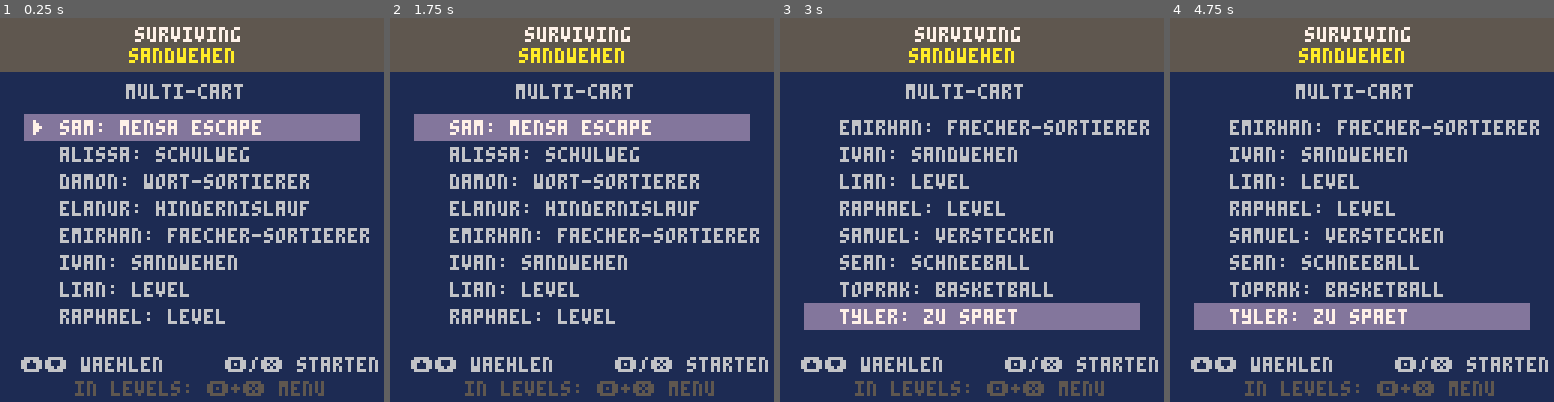
Above: before the commit, frames 1-4 (left to right).
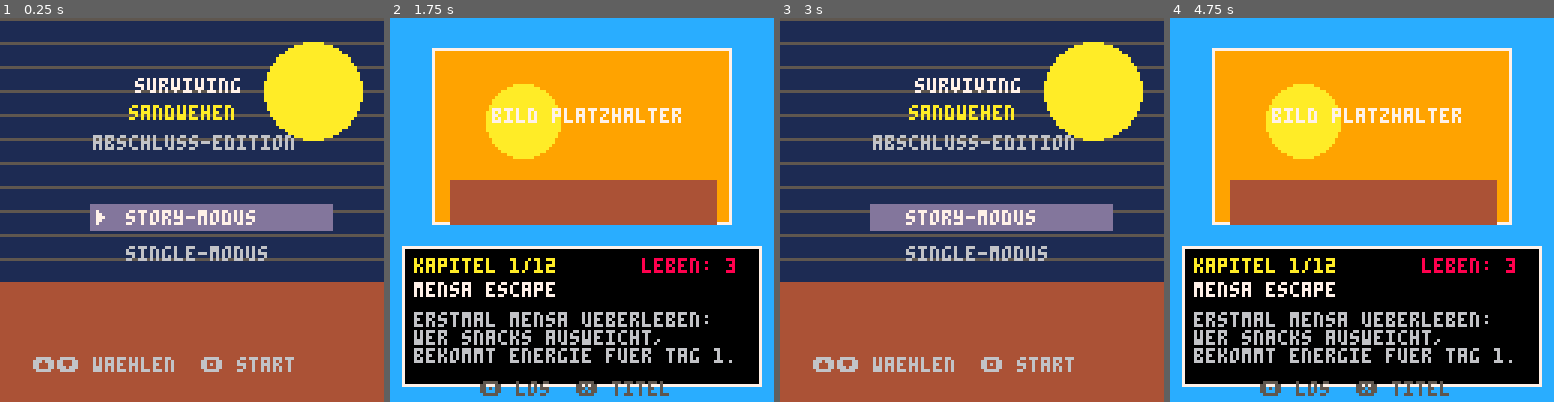
Above: after the commit, the same moments.

Repository: fpiesik/sursa_25-26
Game: PICO-8 cartridge surviving_sandwehen.p8
The game is run twice, just before and just after one commit, with the same random seed, the same clock (stepped at 60 frames per second) and the same inputs.
Inputs:
- Up to frame 1 (0.25 s): no input
- Up to frame 2 (1.75 s): tap X (X key) at 0.33, 1.07 s; tap O (Z key) at 0.7, 1.7 s
- Up to frame 3 (3 s): tap X (X key) at 1.85, 2.97 s; tap O (Z key) at 2.1, 2.5, 2.9 s; hold Up 2.15-2.42 s
- Up to frame 4 (4.75 s): tap O (Z key) every 0.4 s from 3.3 to 4.5 s; hold Down 3.63-3.97 s; tap X (X key) at 4.08 s; hold Up from 4.73 s (still down)

The runs differ from the first frame. In frame 1, 66% of the frame differs, in the area x 0-100%, y 0-100%; in frame 2, 99%; in frame 3, 62%; in frame 4, 100%.

Commit message:
Add story mode meta flow

Diff:
--- a/alina.p8
+++ b/alina.p8
@@ -141,11 +141,43 @@
 end
 -->8
 -- multi-cart helper
+ss_done=false
+function ss_finish(r)
+ if ss_done then return end
+ ss_done=true
+ cartdata("surviving_sandwehen")
+ dset(3,r)
+ load("surviving_sandwehen.p8")
+end
+
 function ss_menu()
  if (btn(4) and btnp(5))
  or (btn(5) and btnp(4)) then
+  cartdata("surviving_sandwehen")
+  dset(3,0)
   load("surviving_sandwehen.p8")
  end
+ ss_check_finish()
+end
+
+function ss_check_finish()
+ if won==1 or win==1 or win==true then ss_finish(1) end
+ if gameover==true then
+  if time_left~=nil and time_left<=0 then ss_finish(1)
+  else ss_finish(2) end
+ end
+ if coll~=nil and coll>0 then ss_finish(2) end
+ if hit~=nil and hit==1 then ss_finish(2) end
+ if failure==true then ss_finish(2) end
+ if verloren==true then ss_finish(2) end
+ if gamestate~=nil and gamestate==1 then
+  if score~=nil and score>=10 then ss_finish(1)
+  else ss_finish(2) end
+ end
+ if tuer~=nil and zeit~=nil and zeit.zt<=0 then ss_finish(1) end
+ if punkte~=nil and punkte>=5 then ss_finish(1) end
+ if justgo~=nil and t~=nil and t==0 then ss_finish(2) end
+ if t~=nil and won~=nil and t==0 and won==0 then ss_finish(2) end
 end
 
 __gfx__
--- a/alissa.p8
+++ b/alissa.p8
@@ -107,11 +107,43 @@
 end
 -->8
 -- multi-cart helper
+ss_done=false
+function ss_finish(r)
+ if ss_done then return end
+ ss_done=true
+ cartdata("surviving_sandwehen")
+ dset(3,r)
+ load("surviving_sandwehen.p8")
+end
+
 function ss_menu()
  if (btn(4) and btnp(5))
  or (btn(5) and btnp(4)) then
+  cartdata("surviving_sandwehen")
+  dset(3,0)
   load("surviving_sandwehen.p8")
  end
+ ss_check_finish()
+end
+
+function ss_check_finish()
+ if won==1 or win==1 or win==true then ss_finish(1) end
+ if gameover==true then
+  if time_left~=nil and time_left<=0 then ss_finish(1)
+  else ss_finish(2) end
+ end
+ if coll~=nil and coll>0 then ss_finish(2) end
+ if hit~=nil and hit==1 then ss_finish(2) end
+ if failure==true then ss_finish(2) end
+ if verloren==true then ss_finish(2) end
+ if gamestate~=nil and gamestate==1 then
+  if score~=nil and score>=10 then ss_finish(1)
+  else ss_finish(2) end
+ end
+ if tuer~=nil and zeit~=nil and zeit.zt<=0 then ss_finish(1) end
+ if punkte~=nil and punkte>=5 then ss_finish(1) end
+ if justgo~=nil and t~=nil and t==0 then ss_finish(2) end
+ if t~=nil and won~=nil and t==0 and won==0 then ss_finish(2) end
 end
 
 __gfx__
--- a/damon.p8
+++ b/damon.p8
@@ -206,11 +206,43 @@
 
 -->8
 -- multi-cart helper
+ss_done=false
+function ss_finish(r)
+ if ss_done then return end
+ ss_done=true
+ cartdata("surviving_sandwehen")
+ dset(3,r)
+ load("surviving_sandwehen.p8")
+end
+
 function ss_menu()
  if (btn(4) and btnp(5))
  or (btn(5) and btnp(4)) then
+  cartdata("surviving_sandwehen")
+  dset(3,0)
   load("surviving_sandwehen.p8")
  end
+ ss_check_finish()
+end
+
+function ss_check_finish()
+ if won==1 or win==1 or win==true then ss_finish(1) end
+ if gameover==true then
+  if time_left~=nil and time_left<=0 then ss_finish(1)
+  else ss_finish(2) end
+ end
+ if coll~=nil and coll>0 then ss_finish(2) end
+ if hit~=nil and hit==1 then ss_finish(2) end
+ if failure==true then ss_finish(2) end
+ if verloren==true then ss_finish(2) end
+ if gamestate~=nil and gamestate==1 then
+  if score~=nil and score>=10 then ss_finish(1)
+  else ss_finish(2) end
+ end
+ if tuer~=nil and zeit~=nil and zeit.zt<=0 then ss_finish(1) end
+ if punkte~=nil and punkte>=5 then ss_finish(1) end
+ if justgo~=nil and t~=nil and t==0 then ss_finish(2) end
+ if t~=nil and won~=nil and t==0 and won==0 then ss_finish(2) end
 end
 
 __gfx__
--- a/elanur.p8
+++ b/elanur.p8
@@ -69,11 +69,43 @@
 
 -->8
 -- multi-cart helper
+ss_done=false
+function ss_finish(r)
+ if ss_done then return end
+ ss_done=true
+ cartdata("surviving_sandwehen")
+ dset(3,r)
+ load("surviving_sandwehen.p8")
+end
+
 function ss_menu()
  if (btn(4) and btnp(5))
  or (btn(5) and btnp(4)) then
+  cartdata("surviving_sandwehen")
+  dset(3,0)
   load("surviving_sandwehen.p8")
  end
+ ss_check_finish()
+end
+
+function ss_check_finish()
+ if won==1 or win==1 or win==true then ss_finish(1) end
+ if gameover==true then
+  if time_left~=nil and time_left<=0 then ss_finish(1)
+  else ss_finish(2) end
+ end
+ if coll~=nil and coll>0 then ss_finish(2) end
+ if hit~=nil and hit==1 then ss_finish(2) end
+ if failure==true then ss_finish(2) end
+ if verloren==true then ss_finish(2) end
+ if gamestate~=nil and gamestate==1 then
+  if score~=nil and score>=10 then ss_finish(1)
+  else ss_finish(2) end
+ end
+ if tuer~=nil and zeit~=nil and zeit.zt<=0 then ss_finish(1) end
+ if punkte~=nil and punkte>=5 then ss_finish(1) end
+ if justgo~=nil and t~=nil and t==0 then ss_finish(2) end
+ if t~=nil and won~=nil and t==0 and won==0 then ss_finish(2) end
 end
 
 __gfx__
--- a/emirhan.p8
+++ b/emirhan.p8
@@ -38,6 +38,7 @@
  print("und abzulegen",25,95,8)
  print("packe die spickzetteln",30,110,8)
  print("in die schultaschen",30,120,8)
+ if x>110 and y<20 then ss_finish(1) end
  if t > 10 then
  	spr(33,43,55)
  end
@@ -175,11 +176,43 @@
 
 -->8
 -- multi-cart helper
+ss_done=false
+function ss_finish(r)
+ if ss_done then return end
+ ss_done=true
+ cartdata("surviving_sandwehen")
+ dset(3,r)
+ load("surviving_sandwehen.p8")
+end
+
 function ss_menu()
  if (btn(4) and btnp(5))
  or (btn(5) and btnp(4)) then
+  cartdata("surviving_sandwehen")
+  dset(3,0)
   load("surviving_sandwehen.p8")
  end
+ ss_check_finish()
+end
+
+function ss_check_finish()
+ if won==1 or win==1 or win==true then ss_finish(1) end
+ if gameover==true then
+  if time_left~=nil and time_left<=0 then ss_finish(1)
+  else ss_finish(2) end
+ end
+ if coll~=nil and coll>0 then ss_finish(2) end
+ if hit~=nil and hit==1 then ss_finish(2) end
+ if failure==true then ss_finish(2) end
+ if verloren==true then ss_finish(2) end
+ if gamestate~=nil and gamestate==1 then
+  if score~=nil and score>=10 then ss_finish(1)
+  else ss_finish(2) end
+ end
+ if tuer~=nil and zeit~=nil and zeit.zt<=0 then ss_finish(1) end
+ if punkte~=nil and punkte>=5 then ss_finish(1) end
+ if justgo~=nil and t~=nil and t==0 then ss_finish(2) end
+ if t~=nil and won~=nil and t==0 and won==0 then ss_finish(2) end
 end
 
 __gfx__
--- a/ivan.p8
+++ b/ivan.p8
@@ -10,6 +10,10 @@
 
 function _draw()
  ss_menu()
+print("❎ ziel erreicht",20,100,7)
+print("🅾️ sandwehe erwischt",12,110,8)
+if btnp(5) then ss_finish(1) end
+if btnp(4) then ss_finish(2) end
 spr(1,xt,yt,2,2)
 if btn(⬆️) then spr(39,sx-170,sy-150,1,1)
 end
@@ -50,11 +54,43 @@
 
 -->8
 -- multi-cart helper
+ss_done=false
+function ss_finish(r)
+ if ss_done then return end
+ ss_done=true
+ cartdata("surviving_sandwehen")
+ dset(3,r)
+ load("surviving_sandwehen.p8")
+end
+
 function ss_menu()
  if (btn(4) and btnp(5))
  or (btn(5) and btnp(4)) then
+  cartdata("surviving_sandwehen")
+  dset(3,0)
   load("surviving_sandwehen.p8")
  end
+ ss_check_finish()
+end
+
+function ss_check_finish()
+ if won==1 or win==1 or win==true then ss_finish(1) end
+ if gameover==true then
+  if time_left~=nil and time_left<=0 then ss_finish(1)
+  else ss_finish(2) end
+ end
+ if coll~=nil and coll>0 then ss_finish(2) end
+ if hit~=nil and hit==1 then ss_finish(2) end
+ if failure==true then ss_finish(2) end
+ if verloren==true then ss_finish(2) end
+ if gamestate~=nil and gamestate==1 then
+  if score~=nil and score>=10 then ss_finish(1)
+  else ss_finish(2) end
+ end
+ if tuer~=nil and zeit~=nil and zeit.zt<=0 then ss_finish(1) end
+ if punkte~=nil and punkte>=5 then ss_finish(1) end
+ if justgo~=nil and t~=nil and t==0 then ss_finish(2) end
+ if t~=nil and won~=nil and t==0 and won==0 then ss_finish(2) end
 end
 
 __gfx__
--- a/lian.p8
+++ b/lian.p8
@@ -70,11 +70,43 @@
 
 -->8
 -- multi-cart helper
+ss_done=false
+function ss_finish(r)
+ if ss_done then return end
+ ss_done=true
+ cartdata("surviving_sandwehen")
+ dset(3,r)
+ load("surviving_sandwehen.p8")
+end
+
 function ss_menu()
  if (btn(4) and btnp(5))
  or (btn(5) and btnp(4)) then
+  cartdata("surviving_sandwehen")
+  dset(3,0)
   load("surviving_sandwehen.p8")
  end
+ ss_check_finish()
+end
+
+function ss_check_finish()
+ if won==1 or win==1 or win==true then ss_finish(1) end
+ if gameover==true then
+  if time_left~=nil and time_left<=0 then ss_finish(1)
+  else ss_finish(2) end
+ end
+ if coll~=nil and coll>0 then ss_finish(2) end
+ if hit~=nil and hit==1 then ss_finish(2) end
+ if failure==true then ss_finish(2) end
+ if verloren==true then ss_finish(2) end
+ if gamestate~=nil and gamestate==1 then
+  if score~=nil and score>=10 then ss_finish(1)
+  else ss_finish(2) end
+ end
+ if tuer~=nil and zeit~=nil and zeit.zt<=0 then ss_finish(1) end
+ if punkte~=nil and punkte>=5 then ss_finish(1) end
+ if justgo~=nil and t~=nil and t==0 then ss_finish(2) end
+ if t~=nil and won~=nil and t==0 and won==0 then ss_finish(2) end
 end
 
 __gfx__
--- a/raphael.p8
+++ b/raphael.p8
@@ -126,11 +126,43 @@
 end
 -->8
 -- multi-cart helper
+ss_done=false
+function ss_finish(r)
+ if ss_done then return end
+ ss_done=true
+ cartdata("surviving_sandwehen")
+ dset(3,r)
+ load("surviving_sandwehen.p8")
+end
+
 function ss_menu()
  if (btn(4) and btnp(5))
  or (btn(5) and btnp(4)) then
+  cartdata("surviving_sandwehen")
+  dset(3,0)
   load("surviving_sandwehen.p8")
  end
+ ss_check_finish()
+end
+
+function ss_check_finish()
+ if won==1 or win==1 or win==true then ss_finish(1) end
+ if gameover==true then
+  if time_left~=nil and time_left<=0 then ss_finish(1)
+  else ss_finish(2) end
+ end
+ if coll~=nil and coll>0 then ss_finish(2) end
+ if hit~=nil and hit==1 then ss_finish(2) end
+ if failure==true then ss_finish(2) end
+ if verloren==true then ss_finish(2) end
+ if gamestate~=nil and gamestate==1 then
+  if score~=nil and score>=10 then ss_finish(1)
+  else ss_finish(2) end
+ end
+ if tuer~=nil and zeit~=nil and zeit.zt<=0 then ss_finish(1) end
+ if punkte~=nil and punkte>=5 then ss_finish(1) end
+ if justgo~=nil and t~=nil and t==0 then ss_finish(2) end
+ if t~=nil and won~=nil and t==0 and won==0 then ss_finish(2) end
 end
 
 __gfx__
--- a/samuel.p8
+++ b/samuel.p8
@@ -462,11 +462,43 @@
 end
 -->8
 -- multi-cart helper
+ss_done=false
+function ss_finish(r)
+ if ss_done then return end
+ ss_done=true
+ cartdata("surviving_sandwehen")
+ dset(3,r)
+ load("surviving_sandwehen.p8")
+end
+
 function ss_menu()
  if (btn(4) and btnp(5))
  or (btn(5) and btnp(4)) then
+  cartdata("surviving_sandwehen")
+  dset(3,0)
   load("surviving_sandwehen.p8")
  end
+ ss_check_finish()
+end
+
+function ss_check_finish()
+ if won==1 or win==1 or win==true then ss_finish(1) end
+ if gameover==true then
+  if time_left~=nil and time_left<=0 then ss_finish(1)
+  else ss_finish(2) end
+ end
+ if coll~=nil and coll>0 then ss_finish(2) end
+ if hit~=nil and hit==1 then ss_finish(2) end
+ if failure==true then ss_finish(2) end
+ if verloren==true then ss_finish(2) end
+ if gamestate~=nil and gamestate==1 then
+  if score~=nil and score>=10 then ss_finish(1)
+  else ss_finish(2) end
+ end
+ if tuer~=nil and zeit~=nil and zeit.zt<=0 then ss_finish(1) end
+ if punkte~=nil and punkte>=5 then ss_finish(1) end
+ if justgo~=nil and t~=nil and t==0 then ss_finish(2) end
+ if t~=nil and won~=nil and t==0 and won==0 then ss_finish(2) end
 end
 
 __gfx__
--- a/sean.p8
+++ b/sean.p8
@@ -85,11 +85,43 @@
 
 -->8
 -- multi-cart helper
+ss_done=false
+function ss_finish(r)
+ if ss_done then return end
+ ss_done=true
+ cartdata("surviving_sandwehen")
+ dset(3,r)
+ load("surviving_sandwehen.p8")
+end
+
 function ss_menu()
  if (btn(4) and btnp(5))
  or (btn(5) and btnp(4)) then
+  cartdata("surviving_sandwehen")
+  dset(3,0)
   load("surviving_sandwehen.p8")
  end
+ ss_check_finish()
+end
+
+function ss_check_finish()
+ if won==1 or win==1 or win==true then ss_finish(1) end
+ if gameover==true then
+  if time_left~=nil and time_left<=0 then ss_finish(1)
+  else ss_finish(2) end
+ end
+ if coll~=nil and coll>0 then ss_finish(2) end
+ if hit~=nil and hit==1 then ss_finish(2) end
+ if failure==true then ss_finish(2) end
+ if verloren==true then ss_finish(2) end
+ if gamestate~=nil and gamestate==1 then
+  if score~=nil and score>=10 then ss_finish(1)
+  else ss_finish(2) end
+ end
+ if tuer~=nil and zeit~=nil and zeit.zt<=0 then ss_finish(1) end
+ if punkte~=nil and punkte>=5 then ss_finish(1) end
+ if justgo~=nil and t~=nil and t==0 then ss_finish(2) end
+ if t~=nil and won~=nil and t==0 and won==0 then ss_finish(2) end
 end
 
 __gfx__
--- a/surviving_sandwehen.p8
+++ b/surviving_sandwehen.p8
@@ -2,12 +2,15 @@
 version 43
 __lua__
 -- surviving sandwehen
--- multi-cart menu
--- each menu entry loads one
--- student mini-game cart
+-- story + single meta cart
+
+-- story_order is intentionally separate:
+-- reorder this list later without touching
+-- the single level menu below.
+story_order={1,2,3,4,5,6,7,8,9,10,11,12}
 
 levels={
- {"sam",   "mensa escape"},
+ {"alina",   "mensa escape"},
  {"alissa",  "schulweg"},
  {"damon",   "wort-sortierer"},
  {"elanur",  "hindernislauf"},
@@ -20,41 +23,200 @@
  {"toprak",  "basketball"},
  {"tyler",   "zu spaet"}
 }
+
+story_text={
+ "erstmal mensa ueberleben:\nwer snacks ausweicht,\nbekommt energie fuer tag 1.",
+ "der schulweg ruft.\nautos links, abschluss rechts!",
+ "woerter sortieren: deutsch\nist wie sport, nur mit stiften.",
+ "hindernislauf im schulflur.\nbitte nicht die deko umrennen.",
+ "faecher sortieren:\nchaos rein, stundenplan raus.",
+ "sandwehen vor der schule!\naugen zu und weiterlernen.",
+ "ein mysterioeses level.\nniemand weiss, was passiert.",
+ "noch ein level der legenden.\nmutig bleiben!",
+ "verstecken in der schule.\npsst, die pause zaehlt.",
+ "schneeball-alarm!\nauch kalte haende schaffen abi.",
+ "basketball-pruefung:\nkorb treffen, zukunft treffen.",
+ "zu spaet? nicht heute!\nder abschluss wartet."
+}
+
+-- cartdata works in pico-8 html exports.
+-- slots: 0 mode, 1 story pos,
+-- 2 lives, 3 result from level
+cartdata("surviving_sandwehen")
+
+state="title"
 sel=1
+level_sel=1
 blink=0
+timer=0
+lives=3
+story_pos=1
 
 function _init()
- cls()
+ local mode=dget(0)
+ local result=dget(3)
+ if result>0 then
+  dset(3,0)
+  if mode==1 then
+   story_pos=max(1,dget(1))
+   lives=max(0,dget(2))
+   handle_story_result(result)
+  else
+   state="single"
+  end
+ else
+  state="title"
+ end
+end
+
+function handle_story_result(result)
+ if result==1 then
+  story_pos+=1
+  dset(1,story_pos)
+  if story_pos>#story_order then
+   state="graduation"
+  else
+   state="cutscene"
+  end
+ else
+  lives-=1
+  dset(2,lives)
+  if lives<=0 then
+   state="gameover"
+  else
+   state="retry"
+   timer=120
+  end
+ end
 end
 
 function _update60()
  blink=(blink+1)%60
- if btnp(2) then sel-=1 sfx(0) end
- if btnp(3) then sel+=1 sfx(0) end
- if sel<1 then sel=#levels end
- if sel>#levels then sel=1 end
+ if state=="title" then update_title()
+ elseif state=="single" then update_single()
+ elseif state=="cutscene" then update_cutscene()
+ elseif state=="retry" then update_retry()
+ elseif state=="graduation" or state=="gameover" then update_end_scene()
+ end
+end
+
+function update_title()
+ if btnp(2) or btnp(3) then sel=3-sel sfx(0) end
  if btnp(4) or btnp(5) then
-  local cart=levels[sel][1]..".p8"
+  if sel==1 then start_story()
+  else state="single" end
   sfx(1)
-  load(cart)
- end
+ end
+end
+
+function start_story()
+ lives=3
+ story_pos=1
+ dset(0,1)
+ dset(1,story_pos)
+ dset(2,lives)
+ dset(3,0)
+ state="cutscene"
+end
+
+function update_single()
+ if btnp(2) then level_sel-=1 sfx(0) end
+ if btnp(3) then level_sel+=1 sfx(0) end
+ if level_sel<1 then level_sel=#levels end
+ if level_sel>#levels then level_sel=1 end
+ if btnp(5) then state="title" sfx(0) end
+ if btnp(4) then
+  dset(0,2)
+  dset(1,level_sel)
+  dset(3,0)
+  sfx(1)
+  load_level(level_sel)
+ end
+end
+
+function update_cutscene()
+ if btnp(5) then state="title" sfx(0) end
+ if btnp(4) then
+  dset(0,1)
+  dset(1,story_pos)
+  dset(2,lives)
+  dset(3,0)
+  sfx(1)
+  load_level(story_order[story_pos])
+ end
+end
+
+function update_retry()
+ timer-=1
+ if timer<=0 then
+  dset(0,1)
+  dset(1,story_pos)
+  dset(2,lives)
+  dset(3,0)
+  load_level(story_order[story_pos])
+ end
+end
+
+function update_end_scene()
+ if btnp(4) or btnp(5) then
+  dset(0,0)
+  dset(1,1)
+  dset(2,3)
+  dset(3,0)
+  state="title"
+  sfx(0)
+ end
+end
+
+function load_level(i)
+ load(levels[i][1]..".p8")
 end
 
 function _draw()
+ if state=="title" then draw_title()
+ elseif state=="single" then draw_single()
+ elseif state=="cutscene" then draw_cutscene()
+ elseif state=="retry" then draw_retry()
+ elseif state=="graduation" then draw_graduation()
+ elseif state=="gameover" then draw_gameover()
+ end
+end
+
+function draw_title()
+ cls(1)
+ map(0,0,0,0,16,16)
+ for i=0,15 do line(0,i*8,127,i*8,5) end
+ circfill(104,24,16,10)
+ rectfill(0,88,127,127,4)
+ print("surviving",45,20,7)
+ print("sandwehen",43,29,10)
+ print("abschluss-edition",31,39,6)
+ draw_option(1,"story-modus",38,64)
+ draw_option(2,"single-modus",38,76)
+ print("⬆️⬇️ waehlen  🅾️ start",11,113,6)
+end
+
+function draw_option(n,t,x,y)
+ local c=6
+ if sel==n then
+  rectfill(x-8,y-2,x+72,y+6,13)
+  c=7
+  if blink<30 then print("▶",x-6,y,c) end
+ end
+ print(t,x+4,y,c)
+end
+
+function draw_single()
  cls(1)
  rectfill(0,0,127,17,5)
- print("surviving",45,3,7)
- print("sandwehen",43,10,10)
- print("multi-cart",42,22,6)
+ print("single-modus",40,6,7)
  print("⬆️⬇️ waehlen",7,113,6)
- print("🅾️/❎ starten",75,113,6)
- print("in levels: 🅾️+❎ menu",25,121,5)
-
- local start=max(1,min(sel-4,#levels-7))
+ print("🅾️ starten ❎ zurueck",61,113,6)
+ local start=max(1,min(level_sel-4,#levels-7))
  for i=start,min(#levels,start+7) do
-  local y=34+(i-start)*9
+  local y=26+(i-start)*10
   local c=6
-  if i==sel then
+  if i==level_sel then
    rectfill(8,y-2,119,y+6,13)
    c=7
    if blink<30 then print("▶",11,y,c) end
@@ -62,3 +224,61 @@
   print(levels[i][1]..": "..levels[i][2],20,y,c)
  end
 end
+
+function draw_cutscene()
+ local li=story_order[story_pos]
+ cls(12)
+ draw_story_picture(li)
+ rectfill(4,76,123,122,0)
+ rect(4,76,123,122,7)
+ print("kapitel "..story_pos.."/"..#story_order,8,80,10)
+ print(levels[li][2],8,88,7)
+ print(story_text[story_pos],8,98,6)
+ print("leben: "..lives,84,80,8)
+ print("🅾️ los  ❎ titel",30,121,5)
+end
+
+function draw_story_picture(i)
+ -- placeholder: later replace with
+ -- spr()/map() calls per level.
+ rectfill(14,10,113,68,9)
+ rect(14,10,113,68,7)
+ circfill(34+i%6*10,34,12,10)
+ rectfill(20,54,108,68,4)
+ print("bild platzhalter",34,30,7)
+end
+
+function draw_retry()
+ cls(8)
+ rectfill(8,38,119,88,0)
+ rect(8,38,119,88,7)
+ print("aua, das war knapp!",24,46,7)
+ print("leben uebrig: "..lives,34,58,10)
+ print("gleich nochmal...",31,72,6)
+end
+
+function draw_graduation()
+ cls(12)
+ rectfill(0,82,127,127,4)
+ rectfill(18,48,109,82,5)
+ rectfill(28,34,99,48,13)
+ print("abschluss-zeremonie",25,18,7)
+ spr(1,58,58)
+ rectfill(50,52,78,65,7)
+ print("zeugnis",52,56,0)
+ print("geschafft!",43,92,10)
+ print("du hast deinen abschluss",13,103,7)
+ print("ueberlebt. glueckwunsch!",10,111,7)
+ print("🅾️/❎ titel",42,121,5)
+end
+
+function draw_gameover()
+ cls(2)
+ rectfill(8,30,119,96,0)
+ rect(8,30,119,96,8)
+ print("leider nicht geschafft",22,42,8)
+ print("die sandwehen waren",24,56,7)
+ print("diesmal staerker.",31,64,7)
+ print("neuer versuch ab tag 1!",12,80,10)
+ print("🅾️/❎ titel",42,111,5)
+end
--- a/toprak.p8
+++ b/toprak.p8
@@ -137,11 +137,43 @@
 end
 -->8
 -- multi-cart helper
+ss_done=false
+function ss_finish(r)
+ if ss_done then return end
+ ss_done=true
+ cartdata("surviving_sandwehen")
+ dset(3,r)
+ load("surviving_sandwehen.p8")
+end
+
 function ss_menu()
  if (btn(4) and btnp(5))
  or (btn(5) and btnp(4)) then
+  cartdata("surviving_sandwehen")
+  dset(3,0)
   load("surviving_sandwehen.p8")
  end
+ ss_check_finish()
+end
+
+function ss_check_finish()
+ if won==1 or win==1 or win==true then ss_finish(1) end
+ if gameover==true then
+  if time_left~=nil and time_left<=0 then ss_finish(1)
+  else ss_finish(2) end
+ end
+ if coll~=nil and coll>0 then ss_finish(2) end
+ if hit~=nil and hit==1 then ss_finish(2) end
+ if failure==true then ss_finish(2) end
+ if verloren==true then ss_finish(2) end
+ if gamestate~=nil and gamestate==1 then
+  if score~=nil and score>=10 then ss_finish(1)
+  else ss_finish(2) end
+ end
+ if tuer~=nil and zeit~=nil and zeit.zt<=0 then ss_finish(1) end
+ if punkte~=nil and punkte>=5 then ss_finish(1) end
+ if justgo~=nil and t~=nil and t==0 then ss_finish(2) end
+ if t~=nil and won~=nil and t==0 and won==0 then ss_finish(2) end
 end
 
 __gfx__
--- a/tyler.p8
+++ b/tyler.p8
@@ -279,11 +279,43 @@
 
 -->8
 -- multi-cart helper
+ss_done=false
+function ss_finish(r)
+ if ss_done then return end
+ ss_done=true
+ cartdata("surviving_sandwehen")
+ dset(3,r)
+ load("surviving_sandwehen.p8")
+end
+
 function ss_menu()
  if (btn(4) and btnp(5))
  or (btn(5) and btnp(4)) then
+  cartdata("surviving_sandwehen")
+  dset(3,0)
   load("surviving_sandwehen.p8")
  end
+ ss_check_finish()
+end
+
+function ss_check_finish()
+ if won==1 or win==1 or win==true then ss_finish(1) end
+ if gameover==true then
+  if time_left~=nil and time_left<=0 then ss_finish(1)
+  else ss_finish(2) end
+ end
+ if coll~=nil and coll>0 then ss_finish(2) end
+ if hit~=nil and hit==1 then ss_finish(2) end
+ if failure==true then ss_finish(2) end
+ if verloren==true then ss_finish(2) end
+ if gamestate~=nil and gamestate==1 then
+  if score~=nil and score>=10 then ss_finish(1)
+  else ss_finish(2) end
+ end
+ if tuer~=nil and zeit~=nil and zeit.zt<=0 then ss_finish(1) end
+ if punkte~=nil and punkte>=5 then ss_finish(1) end
+ if justgo~=nil and t~=nil and t==0 then ss_finish(2) end
+ if t~=nil and won~=nil and t==0 and won==0 then ss_finish(2) end
 end
 
 __gfx__
